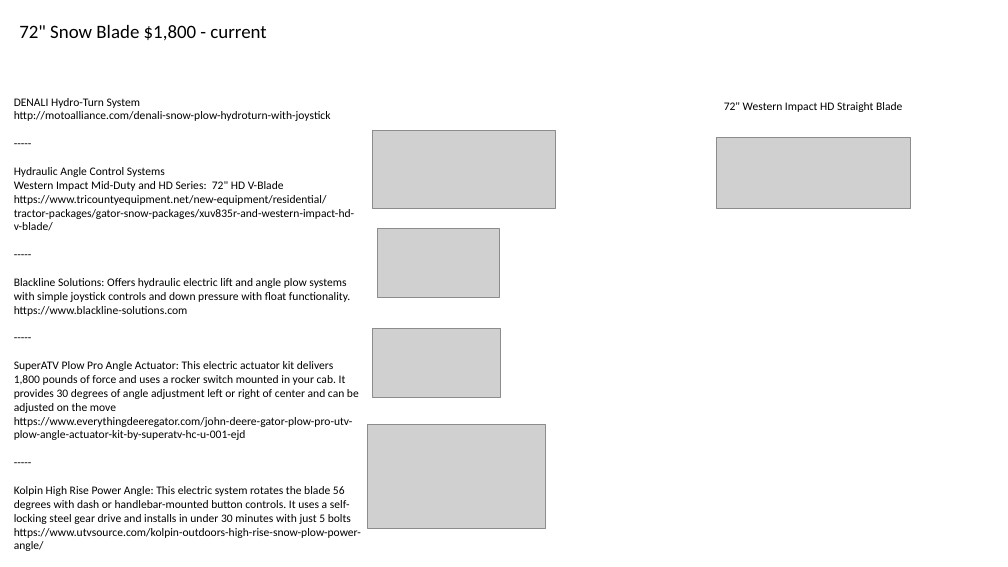
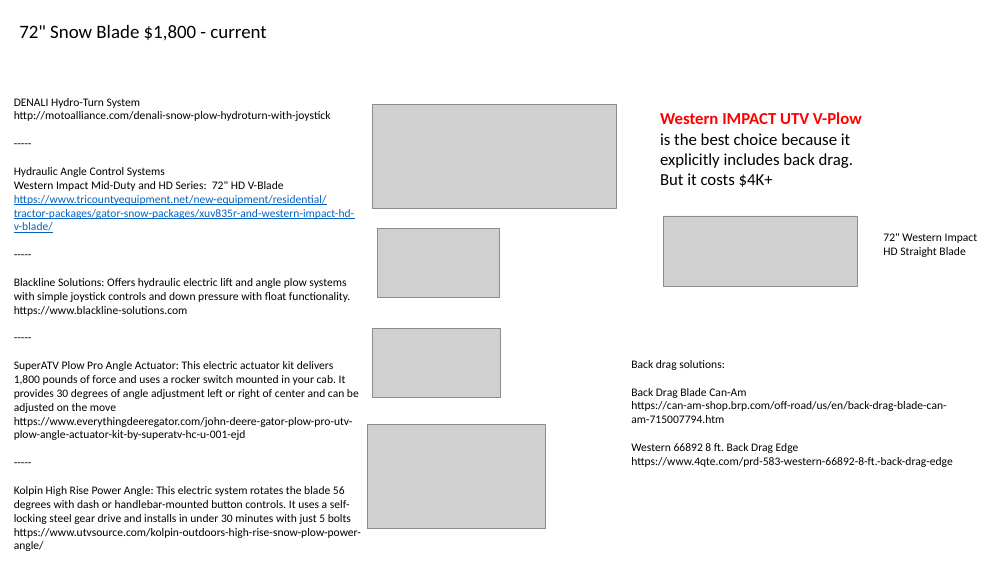
Before and after one commit to lselector/misc_farm, a slide deck: slide 5 of snow_plow_blower.pptx. Drawn at 1008x567 pixels with LibreOffice and Linux fonts; fonts in the diff are those of the drawing; grey boxes stand for pictures. Boxes give left, top, right and bottom in pixels: in the first picture for what was removed or moved away, otherwise in the second. Text is boxed around its words. In the diff, an @@ line names an element or a change of style, - is before the commit and + after.

Commit message:
update

```diff
--- a/snow_plow_blower.pptx
+++ b/snow_plow_blower.pptx
@@ picture: place and size @@
-picture at <box>373,131,556,209</box>
+picture at <box>373,104,617,209</box>
@@ text added at <box>660,112,862,187</box>, 16 pt, text #000000 @@
+Western IMPACT UTV V-Plow is the best choice because it explicitly includes back drag.
+But it costs $4K+
@@ text at <box>14,195,354,233</box>: text colour #000000 to #0563C1, underline on in "https://www.tricountyequipment.net/new-equipment/residential ..." @@
@@ picture: place and size @@
-picture at <box>717,138,911,209</box>
+picture at <box>663,216,858,287</box>
@@ text "72" Western Impact HD Straight ..." rewrapped from <box>724,102,902,112</box> to <box>883,233,978,257</box> @@
@@ text added at <box>631,360,953,467</box>, 11 pt, text #000000 @@
+Back drag solutions:
+Back Drag Blade Can-Am
+https://can-am-shop.brp.com/off-road/us/en/back-drag-blade-can-am-715007794.htm
+Western 66892 8 ft. Back Drag Edge
+https://www.4qte.com/prd-583-western-66892-8-ft.-back-drag-edge
```
